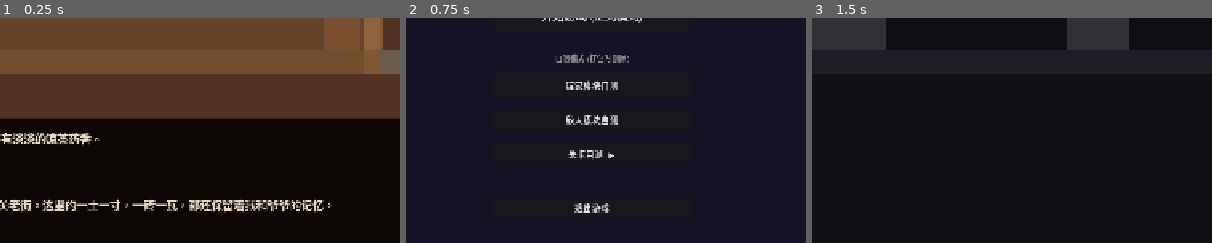
Above: before the commit, frames 1-3 (left to right).
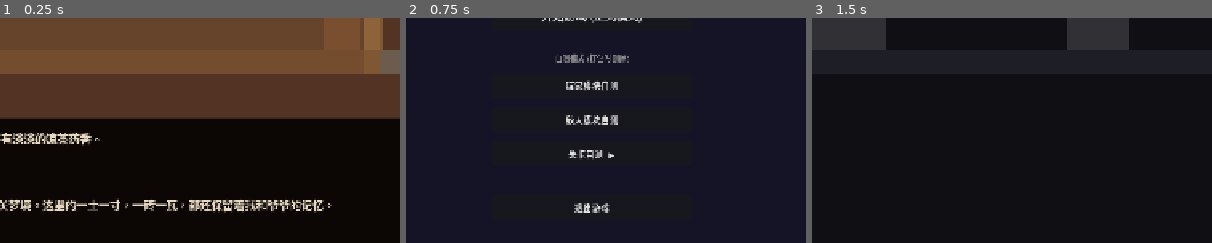
Above: after the commit, the same moments.

Repository: szshs/copyWorms
Game: Godot game, scene res://LevelModule/Formal/Level_02.tscn
The game is run twice, just before and just after one commit, with the same random seed, the same clock (stepped at 60 frames per second) and the same inputs. This scene is started directly instead of the project's main scene.
Inputs:
- Up to frame 1 (0.25 s): no input
- Up to frame 2 (0.75 s): click "返回主界面" at 0.5 s
- Up to frame 3 (1.5 s): click "开始游戏 (正式模式)" at 1.25 s
The pictures show only the part of the screen within x 27-77%, y 50-100%; the shares and areas given below are measured in that part.

The runs differ from the first frame. In frame 1, 0.2% of the frame differs, in the area x 2-8%, y 80-87%; in frame 2, nothing differs; in frame 3, nothing differs.

Commit message:
feat: 老街走廊扩展至3倍(900-8400), 敌人生成点增至5个, 全局布局参数同步调整

Diff:
--- a/DataConfig/Level/Level02Config.tres
+++ b/DataConfig/Level/Level02Config.tres
@@ -9,7 +9,7 @@
 bgm_resource = null
 bg_color = Color(0.32, 0.2, 0.14, 1)
 camera_limit_left = -50
-camera_limit_right = 6700
+camera_limit_right = 9200
 camera_limit_top = -500
 camera_limit_bottom = 1200
 spawn_point = Vector2(140, 550)
--- a/DataConfig/Level/Level02Data.tres
+++ b/DataConfig/Level/Level02Data.tres
@@ -8,25 +8,25 @@
 
 这里是……爷爷家的阁楼？我回来了？
 
-不对……这是 CodeBuddy 为我编译的西关老街。这里的一土一寸，一砖一瓦，都还保留着我和爷爷的记忆。"
+不对……这是 CodeBuddy 为我编译的西关梦境。这里的一土一寸，一砖一瓦，都还保留着我和爷爷的记忆。"
 window_text_l2 = "五彩的满洲窗。夕阳透过红黄蓝绿的玻璃，在地板上拼出一块块温暖的光斑。
 
 小时候我总爱趴在这扇窗前看楼下的老街。爷爷会在楼下喊：『阿明，落嚟饮糖水啦——』
 
 ……窗外的老街还在。至少在这里，它还在。"
-attic_door_text = "吱呀作响的木趟栊门。推开它，就是记忆里的西关老街。"
+attic_door_text = "吱呀作响的木趟栊门。推开它，就是记忆里的西关梦境。"
 rattan_chair_monologue = "爷爷的旧藤椅，扶手被岁月磨得发亮。
 
 每天黄昏，爷爷就坐在这里摇着葵扇，给街坊们讲古。我蹲在旁边数着石板路上的蚂蚁。
 
 藤椅还在轻轻摇晃，好像他刚刚才离开。"
-street_enemy_spawn_points = Array[Vector2]([Vector2(1500, 540), Vector2(2800, 540), Vector2(4500, 540)])
+street_enemy_spawn_points = Array[Vector2]([Vector2(1500, 540), Vector2(2800, 540), Vector2(4500, 540), Vector2(6000, 540), Vector2(7500, 540)])
 cliff_first_sight_text = "老街在这里断裂了。
 
 对岸是爷爷的凉茶铺，炉火还亮着，一个熟悉的剪影在柜台后忙碌着。
 
 『爷爷——！』我喊出声，可声音掉进了深渊里。这道裂缝……跳不过去。但我必须过去。"
-cliff_safe_spawn = Vector2(5840, 550)
+cliff_safe_spawn = Vector2(8340, 550)
 interference_fall_threshold = 1
 dream_phone_echo_sender = "来自：妈妈"
 dream_phone_echo_text = "阿明，医生说你爷爷在今天凌晨走了……
@@ -51,27 +51,27 @@
 reality_phone_sender = "来自：妈妈"
 reality_phone_content = "阿明，明天就是你爷爷的头七了。家里人都不怪你没赶回来，爷爷走前还在念叨：『阿明读书辛苦，唔好嘈醒佢。』
 
-老街后日就要围蔽动工了。妈妈知道你心里苦，但有些事，躲是躲不掉的。你要保重自己。"
-reality_phone_monologue = "头七……连最后一面都没见到。
+老街后日就要围蔽动工了。妈妈知道你心里苦，但有些事，回来和家人聊聊好吗。你要保重自己。"
+reality_phone_monologue = "……连最后一面都没见到。
 
-爷爷到最后都在护着我。而我连他的梦，都守不住——梦里的我跳不过那道裂缝，打不过那些黑影，连一句『再见』都说不出口。
+爷爷到最后都在护着我。而我连……梦里的我跳不过那道裂缝，打不过那些黑影，连一句『再见』都说不出口。
 
 ……不对。那是 CodeBuddy 编译出来的梦境。是程序，就有配置；是配置，就可以改。
 
-这一次，我不要再当一个被动挨打的废物。"
+这一次，我不要再当一个被动挨打的废物，我要找到爷爷。"
 ide_speakers = Array[String](["System", "CodeBuddy", "Ming", "CodeBuddy", "Ming", "CodeBuddy", "CodeBuddy", "System"])
-ide_texts = Array[String](["Reconnecting to localhost:8080... CodeBuddy Terminal v1.4.2 resumed.", "欢迎回来，阿明。检测到项目『Xiguan_Dream』于上次会话中异常崩溃：现实信号注入导致环境撕裂，生成了未授权的敌对实体。", "我在梦里跳不过那道裂缝，也打不过那些黑影。CodeBuddy，我要改掉这个梦的规则。", "可行。『Xiguan_Dream』的运行参数存储于配置文件 Xiguan_Dream.ini。修改后需要重新编译才能生效。警告：篡改梦境基础配置属于非常规操作，可能 …(259 unchanged characters)…
+ide_texts = Array[String](["Reconnecting to localhost:8080... CodeBuddy Terminal v1.4.2 resumed.", "欢迎回来，阿明。检测到项目『西关梦境』于上次会话中异常崩溃：现实信号注入导致环境撕裂，生成了未授权的敌对实体。", "我在梦里跳不过那道裂缝，也打不过那些黑影。CodeBuddy，我要改掉这个梦的规则。", "可行。『西关梦境』的运行参数存储于配置文件 西关梦境.ini。修改后需要重新编译才能生效。警告：篡改梦境基础配置属于非常规操作，可能 …(259 unchanged characters)…
 config_item_ids = Array[String](["player_damage_reduction", "base_jump_height", "allow_external_signal"])
 config_item_labels = Array[String](["Player_Damage_Reduction  （玩家伤害减免）", "Base_Jump_Height  （跳跃能力增强）", "Allow_External_Signal  （外部信号注入许可）"])
 config_initial_values = Array[String](["false", "10", "true"])
 config_target_values = Array[String](["true", "99", "false"])
 config_initial_display = Array[String](["false", "关", "true"])
 config_target_display = Array[String](["true", "开", "false"])
-config_success_feedbacks = Array[String](["// 黑影的爪牙再也伤不到我。", "// 99 级跳跃高度——那道裂缝，我跳得过去了。", "// 把现实关在门外。这个梦，只属于我和爷爷。"])
+config_success_feedbacks = Array[String](["// 黑影的爪牙再也伤不到我。", "// 增强跳跃能力——那道裂缝，我跳得过去了。", "// 把现实关在门外。这个梦，只属于我和爷爷。"])
 recompilation_lines = Array[String](["[SYSTEM] Recompiling project: Xiguan_Dream ...", "[BUILD] Loading 西关历史地貌数据集 ... O …(315 unchanged characters)…
 compile_success_text = "编译完成。
 
-『西关老街 2.0』已生成。这一次，没有跳不过的裂缝，没有打不倒的黑影，也没有任何来自现实的打扰。
+『西关梦境 2.0』已生成。这一次，没有跳不过的裂缝，没有打不倒的黑影，也没有任何来自现实的打扰。
 
 床头的旧台灯忽然亮了一下，像是某种邀请。"
 bed_unlocked_text = "回去吧。爷爷还在对岸等我。"
--- a/LevelModule/Formal/Level_02.gd
+++ b/LevelModule/Formal/Level_02.gd
@@ -664,8 +664,8 @@
 		spawn_points = level_data.street_enemy_spawn_points
 	else:
 		spawn_points = [Vector2(1500, 540), Vector2(2100, 540), Vector2(2800, 540)]
-	# 性能约束: 常驻老街敌人 ≤ 3
-	var count = mini(spawn_points.size(), 3)
+	# 性能约束: 常驻老街敌人 ≤ 5（走廊 3x 后人数同步扩展）
+	var count = mini(spawn_points.size(), 5)
 	for i in range(count):
 		var enemy = _spawn_enemy_with_config(_enemy_slime_scene, spawn_points[i], config)
 		if enemy:
@@ -715,7 +715,7 @@
 
 	var player = GameManager.player_ref
 	if player and is_instance_valid(player):
-		var spawn_pos = _cliff_safe_spawn.position if _cliff_safe_spawn else Vector2(5840, 550)
+		var spawn_pos = _cliff_safe_spawn.position if _cliff_safe_spawn else Vector2(8340, 550)
 		player.global_position = spawn_pos
 		player.velocity = Vector2.ZERO
 
@@ -801,7 +801,7 @@
 		return
 	# 在玩家两侧 400-600px 随机刷新, clamp 在老街/断崖范围
 	var side = 1.0 if randf() > 0.5 else -1.0
-	var spawn_x = clampf(player.global_position.x + side * randf_range(400.0, 600.0), 980.0, 5880.0)
+	var spawn_x = clampf(player.global_position.x + side * randf_range(400.0, 600.0), 980.0, 8380.0)
 	var config = load("res://DataConfig/Enemy/ShadowConfig.tres") as EnemyConfig
 	var shadow = _spawn_enemy_with_config(_enemy_slime_scene, Vector2(spawn_x, 540), config)
 	if shadow:
--- a/LevelModule/Formal/Level_02_SceneBuilder.gd
+++ b/LevelModule/Formal/Level_02_SceneBuilder.gd
@@ -1,7 +1,7 @@
 # ============================================================
 # Level_02_SceneBuilder.gd - 关卡2场景构建器
 # 单场景双空间容器架构:
-#   DreamWorldRoot  — 梦境: 阁楼(0-900) / 老街(900-5900) / 断崖(5900-6370)
+#   DreamWorldRoot  — 梦境: 阁楼(0-900) / 老街(900-8400, 3倍) / 断崖(8400-8870)
 #   RealityRoomRoot — 现实房间: 复用关卡1布局参数（宽1920, 地面Y=620), 初始隐藏
 # 另构建: 交互物 / 触发器 / 出生点 / CanvasLayerUI
 # 只创建节点并写入主控字段，不处理流程
@@ -24,7 +24,7 @@
 	_build_canvas_ui()
 
 # ============================================================
-# 梦境世界（6700px 宽）
+# 梦境世界（9200px 宽）
 # ============================================================
 
 func _build_dream_world() -> void:
@@ -48,10 +48,10 @@
 	attic_glow.position = Vector2(0, 0)
 	dream.add_child(attic_glow)
 
-	# ---- B 老街 (900-5900, 2x 延伸) ----
-	dream.add_child(level._create_static_body("StreetGround", Vector2(3400, 620), Vector2(5000, 40), Color(0.42, 0.36, 0.3)))
-	# 骑楼背景柱（装饰，无碰撞）— 保持 450px 间距，数量翻倍维持密度
-	for i in range(11):
+	# ---- B 老街 (900-8400, 3x 延伸) ----
+	dream.add_child(level._create_static_body("StreetGround", Vector2(4650, 620), Vector2(7500, 40), Color(0.42, 0.36, 0.3)))
+	# 骑楼背景柱（装饰，无碰撞）— 保持 450px 间距，老街加长到 7500px，17 根维持密度
+	for i in range(17):
 		var pillar = ColorRect.new()
 		pillar.name = "ArcadePillar_%d" % i
 		pillar.color = Color(0.5, 0.4, 0.3, 0.45)
@@ -59,43 +59,43 @@
 		pillar.position = Vector2(1100 + i * 450, 240)
 		dream.add_child(pillar)
 
-	# ---- C 断崖 (5900-6370, 1/3 缩窄) ----
-	# 左岸平台（5900-5960 截止，不变）
-	dream.add_child(level._create_static_body("CliffLeftGround", Vector2(5920, 660), Vector2(140, 120), Color(0.35, 0.3, 0.26)))
+	# ---- C 断崖 (8400-8870, 1/3 缩窄) ----
+	# 左岸平台（8400-8460 截止）
+	dream.add_child(level._create_static_body("CliffLeftGround", Vector2(8420, 660), Vector2(140, 120), Color(0.35, 0.3, 0.26)))
 	# 对岸视觉平台（不可达，无碰撞，纯背景）— 深渊缩至 1/3，对岸拉近
 	var far_shore = ColorRect.new()
 	far_shore.name = "FarShoreVisual"
 	far_shore.color = Color(0.4, 0.32, 0.26, 0.85)
 	far_shore.size = Vector2(300, 140)
-	far_shore.position = Vector2(6327, 600)
+	far_shore.position = Vector2(8827, 600)
 	dream.add_child(far_shore)
 	# 对岸凉茶铺剪影（装饰）
 	var tea_shop = ColorRect.new()
 	tea_shop.name = "TeaShopSilhouette"
 	tea_shop.color = Color(0.3, 0.22, 0.15, 0.9)
 	tea_shop.size = Vector2(180, 160)
-	tea_shop.position = Vector2(6387, 440)
+	tea_shop.position = Vector2(8887, 440)
 	dream.add_child(tea_shop)
 	# 凉茶铺暖光
 	var shop_glow = ColorRect.new()
 	shop_glow.name = "TeaShopGlow"
 	shop_glow.color = Color(1.0, 0.7, 0.3, 0.35)
 	shop_glow.size = Vector2(60, 50)
-	shop_glow.position = Vector2(6447, 520)
+	shop_glow.position = Vector2(8947, 520)
 	dream.add_child(shop_glow)
 	# 爷爷剪影
 	var grandpa = ColorRect.new()
 	grandpa.name = "GrandpaSilhouette"
 	grandpa.color = Color(0.12, 0.1, 0.08, 0.95)
 	grandpa.size = Vector2(36, 70)
-	grandpa.position = Vector2(6467, 530)
+	grandpa.position = Vector2(8967, 530)
 	dream.add_child(grandpa)
-	# 深渊视觉（黑色渐变区域，无碰撞）— 宽度 1010→337
+	# 深渊视觉（黑色渐变区域，无碰撞）— 宽度 337 不变（断崖本身未变）
 	var abyss = ColorRect.new()
 	abyss.name = "AbyssVisual"
 	abyss.color = Color(0.02, 0.02, 0.05, 0.92)
 	abyss.size = Vector2(337, 400)
-	abyss.position = Vector2(5990, 680)
+	abyss.position = Vector2(8490, 680)
 	dream.add_child(abyss)
 
 # ============================================================
@@ -206,12 +206,12 @@
 	level._street_entry_trigger.body_entered.connect(level._on_street_entry_body_entered)
 
 	# 2. 断崖接近触发（一次性: 进入 DREAM_CLIFF_LOOP + 首见独白）
-	level._cliff_approach_trigger = _create_trigger_zone("CliffApproachTrigger", Vector2(5800, 460), Vector2(80, 360))
+	level._cliff_approach_trigger = _create_trigger_zone("CliffApproachTrigger", Vector2(8300, 460), Vector2(80, 360))
 	container.add_child(level._cliff_approach_trigger)
 	level._cliff_approach_trigger.body_entered.connect(level._on_cliff_approach_body_entered)
 
 	# 3. 坠落深渊触发（可重复: 黑屏重置）
-	level._fall_pit_trigger = _create_trigger_zone("FallPitTrigger", Vector2(6157, 810), Vector2(367, 260))
+	level._fall_pit_trigger = _create_trigger_zone("FallPitTrigger", Vector2(8657, 810), Vector2(367, 260))
 	container.add_child(level._fall_pit_trigger)
 	level._fall_pit_trigger.body_entered.connect(level._on_fall_pit_body_entered)
 
